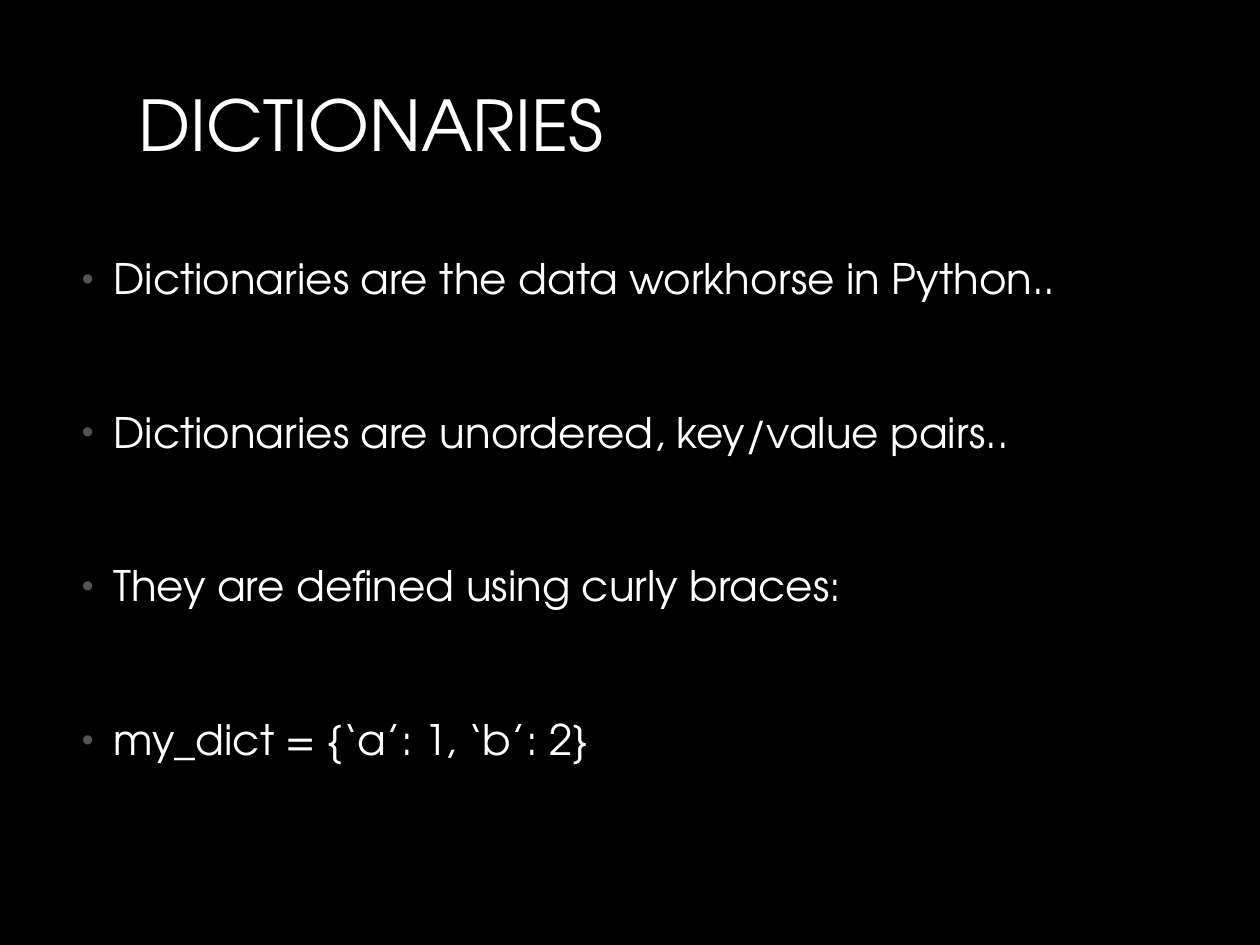
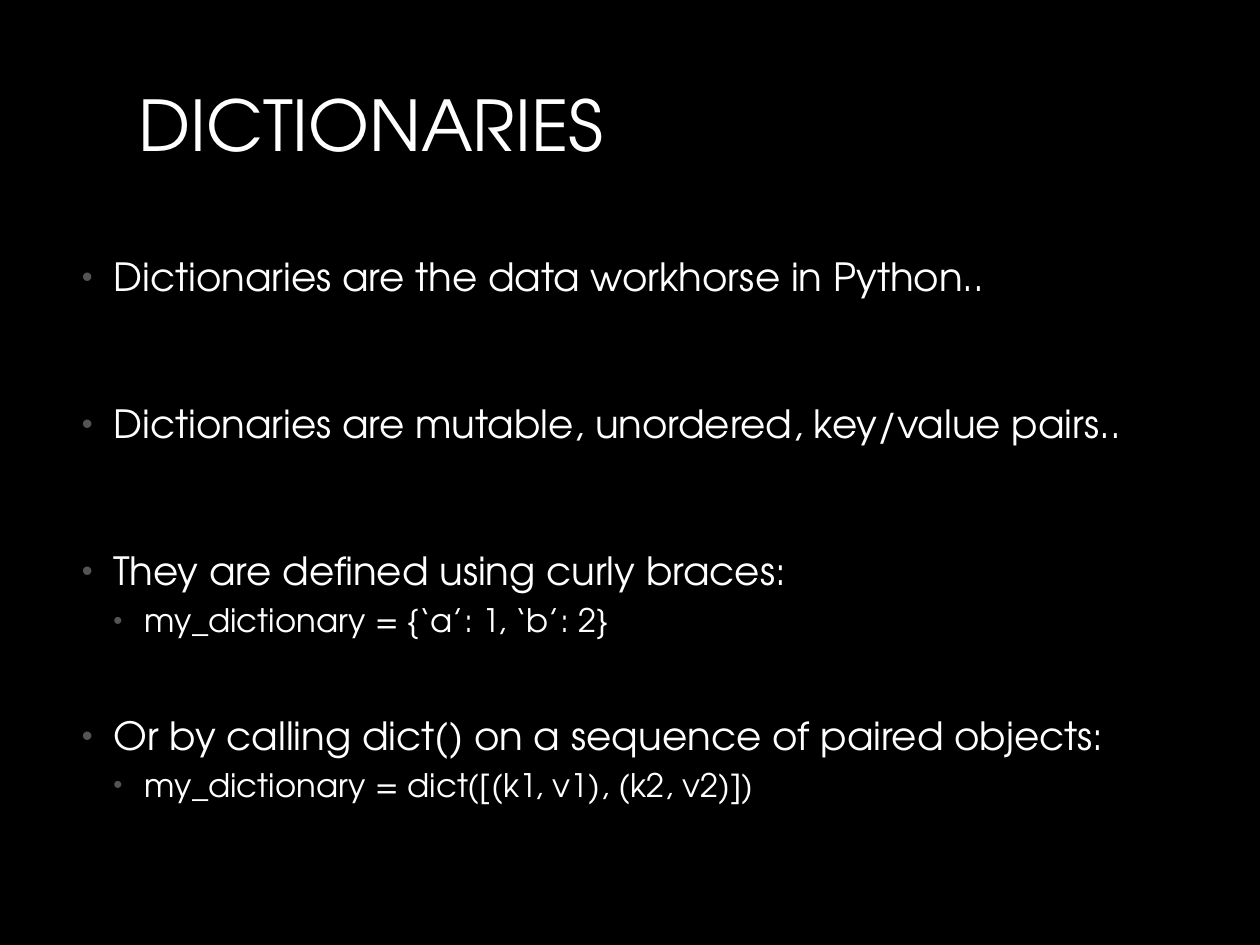
Before and after one commit to MichaelTroyer/Learning_Python_For_Fun_and_Profit, a slide deck: slide 11 of 3. Data Types/Python_Data_Types.pptx. Drawn at 1260x945 pixels with LibreOffice and Linux fonts; fonts in the diff are those of the drawing. Boxes give left, top, right and bottom in pixels: in the first picture for what was removed or moved away, otherwise in the second. Text is boxed around its words. In the diff, an @@ line names an element or a change of style, - is before the commit and + after.

Commit message:
updated list and dict notebooks

```diff
--- a/3. Data Types/Python_Data_Types.pptx
+++ b/3. Data Types/Python_Data_Types.pptx
@@ text at [113, 262, 984, 594]: size 24 to 22.2 pt in "Dictionaries are the data workhorse in Python..", "They are defined using curly braces:" @@
@@ text at [113, 409, 1121, 446]: text changed; size 24 to 22.2 pt @@
-• Dictionaries are unordered, key/value pairs..
+• Dictionaries are mutable, unordered, key/value pairs..
@@ text at [113, 607, 1104, 805]: text changed; size 24 to 18.5 pt @@
-• my_dict = {‘a’: 1, ‘b’: 2}
+  • my_dictionary = {‘a’: 1, ‘b’: 2}
+• Or by calling dict() on a sequence of paired objects:
+  • my_dictionary = dict([(k1, v1), (k2, v2)])
```
Also in this commit, not shown: 5 other slides changed, 3 other files.
